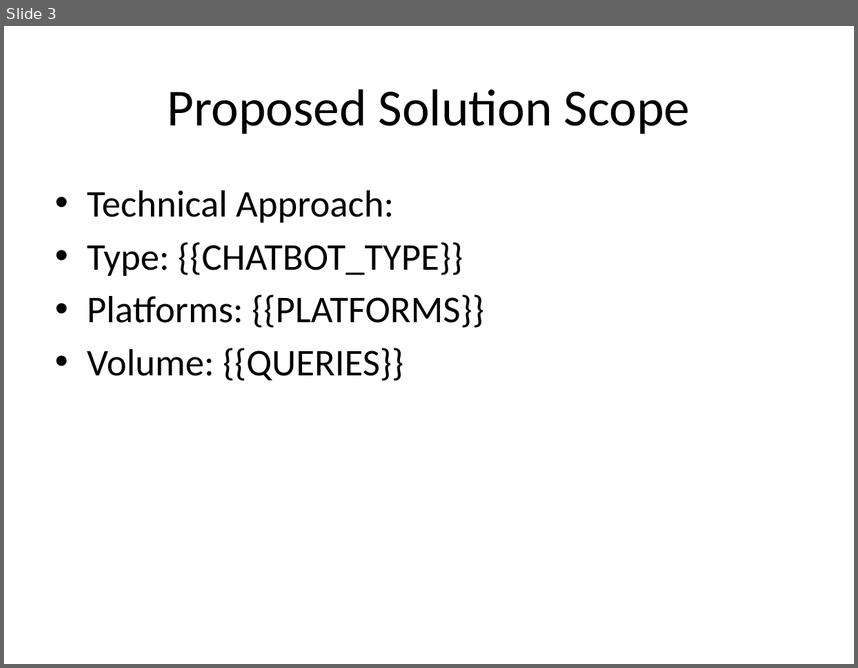
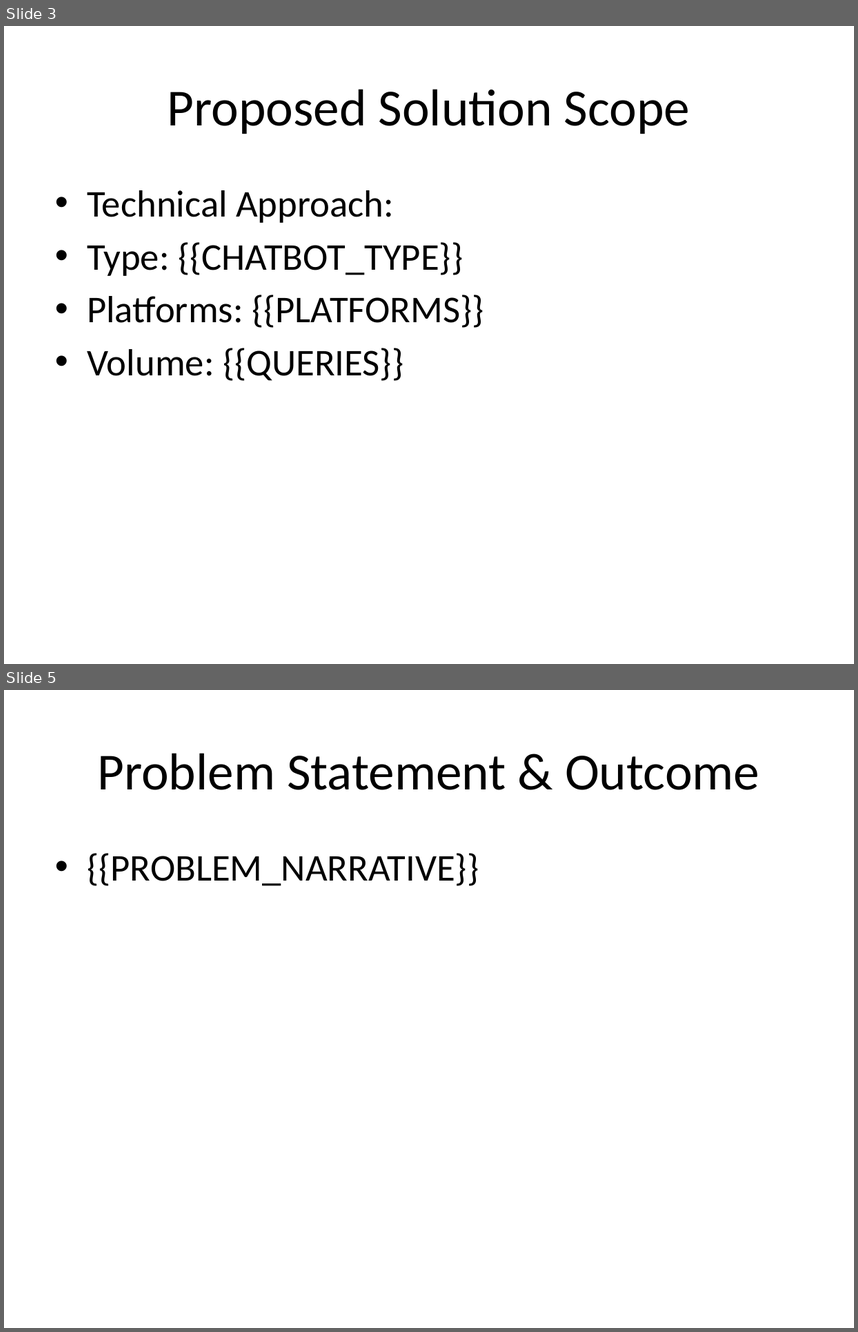
Before and after one commit to DivBell047/proposal-automation, a slide deck: templates/chatbot.pptx. Shown one above the other, each under a label of ours: slide 3 before the commit, slides 3 and 5 after it; the slides between them are not shown. The pictures are 858x668 and 858x1332 pixels, drawn with LibreOffice and Linux fonts; fonts in the diff are those of the drawing. Boxes give left, top, right and bottom in pixels: in the first picture for what was removed or moved away, otherwise in the second. Text is boxed around its words. In the diff, an @@ line names an element or a change of style, - is before the commit and + after.

```diff
--- a/templates/chatbot.pptx
+++ b/templates/chatbot.pptx
@@ slide 5 added at (4, 690, 854, 1328), background #FFFFFF @@
@@ title added at (97, 753, 760, 790), 44 pt, text #000000 @@
+Problem Statement & Outcome
@@ text added at (87, 853, 479, 886), 32 pt, text #000000 @@
+• {{PROBLEM_NARRATIVE}}
```
Also in this commit, not shown: 3 other slides added, 5 other files.
